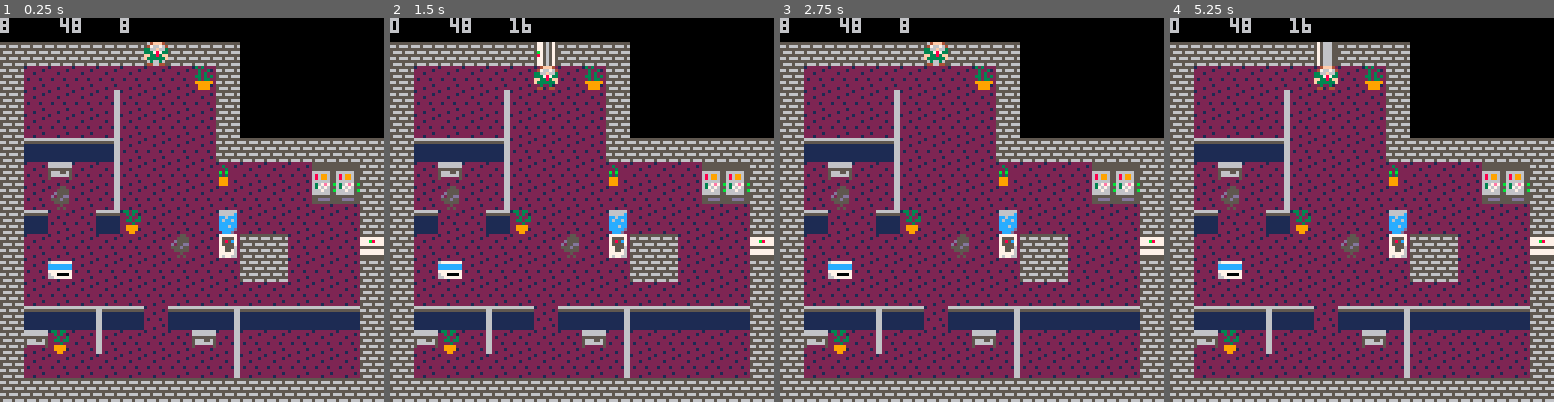
Above: before the commit, frames 1-4 (left to right).
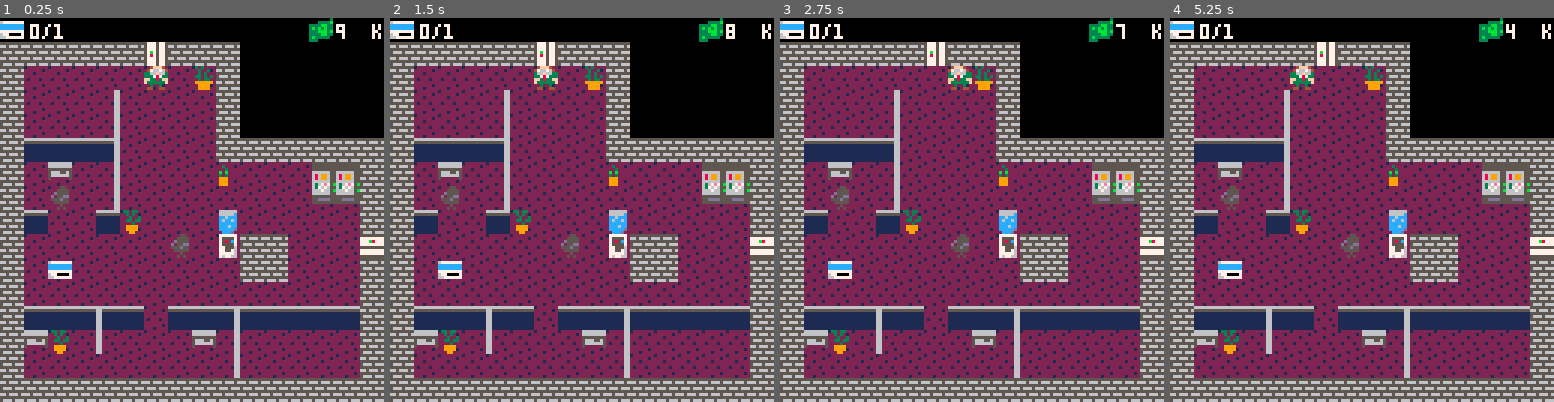
Above: after the commit, the same moments.

Repository: ojlyons/GameDesignProject
Game: PICO-8 cartridge art.p8
Same seed, same stepped clock (60 frames per second), same inputs: the game is played once before the commit and once after it.
Inputs:
- Up to frame 1 (0.25 s): no input
- Up to frame 2 (1.5 s): tap O (Z key) at 0.7 s
- Up to frame 3 (2.75 s): hold Right 1.6-2.1 s; tap O (Z key) at 1.7, 2.1, 2.5 s; hold Up 2.15-2.42 s; hold Right from 2.47 s (still down)
- Up to frame 4 (5.25 s): tap O (Z key) every 0.4 s from 2.9 to 4.9 s; release Right at 3.03 s; hold Left 3.08-3.58 s; hold Down 3.63-3.97 s; hold Right 4.02-4.68 s; hold Up 4.73-5.03 s; hold Left from 5.08 s (still down)

The runs differ from the first frame. In frame 1, 1.7% of the frame differs, in the area x 0-100%, y 0-19%; in frame 2, 1.4%; in frame 3, 1.7%; in frame 4, 1.9%.

Commit message:
added idle animation, money counter, card counter

Diff:
--- a/art.p8
+++ b/art.p8
@@ -4,9 +4,9 @@
 camera_x = 0
 camera_y = 0
 px = 48
-py = 8
+py = 16
 level = 1
-movetimer = 0
+movetime = 0
 timepermove = 10
 cards_total = 1 --total number of cards for a level
 enemies = {} --table to store enemies
@@ -14,17 +14,21 @@
 --sprite values
 chair = 37 --value of center chair, down is two less, left is one less, right is one more, up is two more
 card = 54
-closedvertelevator = 25
-closedsideelevator = 26
-closed_elevators = {25, 42}
-open_elevators = {29, 45}
+closedvertelevator = 22
+closedsideelevator = 24
+openelevators = {29, 45}
 enemy = 6
 background = 21
-levels = {{xs=48, ys=8, ed=2, crds=1}, {xs=248, ys=72, ed=-1, crds=1}, {xs=336, ys=120, ed=-2, crds=1}} --ed is the direction he has to go to leave the elevator, -2 is up, -1 is left, 1 is right, 2 is down
-level_status = 2 --meanings: 0 -> level is not over, 1 -> entering elevator, 2 -> load level, 3 -> leaving elevator
+level_end = false --when this is true, we are changing levels and have different functionality
 cards_found = 0
-e_loc = {48, 8} --location of elevator currently being entered or exited, or the location of the elevator the current level was entered through
-timer = 0
+st = 0 -- sprite timer. controls his bounce
+money = 10 --timer in seconds (in $1,000)
+
+levels = {{xs=48, ys=16, crds=1},
+          {xs=240, ys=72, crds=1},
+		  {xs=336, ys=112, crds=1},
+		  {xs=496,ys=16,crds=1}
+		  }
 
 function fillsprites()
  for x=0,127 do
@@ -45,66 +49,14 @@
  return false
 end
 
-function level_change()
- timer+=1
- if level_status == 1 then
-  enter_elevator()
- elseif level_status == 2 then
-  load_level()
- else
-  leave_elevator()
- end
-end
-
-function enter_elevator()
- if contains(open_elevators, sprites[e_loc[1]/8][e_loc[2]/8]) == false then
-  if timer % 8 == 0 then
-   sprites[e_loc[1]/8][e_loc[2]/8]+=1
-  end
- else
-  if timer % 8 == 0 then
-   px = e_loc[1]
-   py = e_loc[2]
-   timer = 0
-   level_status = 2
-  end
- end
-end
-
-function load_level()
+function load_level(n)
  cards_found = 0
- camera_x = ((level-1)*128) - (flr((level-1)/8)*2048)
- camera_y = flr((level-1)/8) * 128
- px = levels[level]['xs']
- py = levels[level]['ys']
- e_loc = {px, py}
- level_status = 3
- if contains(closed_elevators, sprites[e_loc[1]/8][e_loc[2]/8]) then
-  sprites[e_loc[1]/8][e_loc[2]/8] += 4
- end
-end
-
-
-function leave_elevator()
- if timer < 25 then
-  if timer == 24 then
-   if levels[level]['ed'] % 2 == 0 then
-    py += levels[level]['ed']*4
-   else
-    px += levels[level]['ed']*8
-   end
-  end
-  return
- else
-  if contains(closed_elevators, sprites[e_loc[1]/8][e_loc[2]/8]) == false then
-   if timer % 8 == 0 then
-    sprites[e_loc[1]/8][e_loc[2]/8]-=1
-   end
-   return
-  end
- end
- timer = 0
- level_status = 0
+ cards_total = levels[n]['crds']
+ camera_x = ((n-1)*128) - (flr((n-1)/8)*2048)
+ camera_y = flr((n-1)/8) * 128
+ px = levels[n]['xs']
+ py = levels[n]['ys']
+ level_end = false
 end
 
 function move(dx,dy)
@@ -112,79 +64,100 @@
  local ty = py
  if fget(sprites[(tx+dx)/8][(ty+dy)/8]) == 1 then --obstacle
   return 0
-
  elseif 34 < sprites[(tx+dx)/8][(ty+dy)/8] and sprites[(tx+dx)/8][(ty+dy)/8] < 40 then --chair
   tx+=dx
   ty+=dy
   if fget(sprites[(tx+dx)/8][(ty+dy)/8]) == 0 then
    sprites[tx/8][ty/8]=background
    sprites[(tx+dx)/8][(ty+dy)/8]=chair+(dx/8)+(dy/8)*2
-   return dx+dy
+   return 8
   else
    return 0
   end
-
  elseif sprites[(tx+dx)/8][(ty+dy)/8] == card then --keycard
   cards_found += 1
   sprites[(tx+dx)/8][(ty+dy)/8]=background
-  return dx+dy
-
+  return 8
  elseif sprites[(tx+dx)/8][(ty+dy)/8] == enemy then --enemy
-  --walked into enemy, need to die
-
- elseif e_loc[1] == tx+dx and e_loc[2] == ty+dy then
+   die()
+   --walked into enemy, need to die
+ --all of these elevator methods will be replaced by playing animations eventually
+ elseif sprites[(tx+dx)/8][(ty+dy)/8] == closedvertelevator then --closed vertical elevator
+  --if have all keycards then
+  if cards_found == 1 then
+   sprites[(tx+dx)/8][(ty+dy)/8] = 45
+  end
   return 0
-
- elseif fget(sprites[(tx+dx)/8][(ty+dy)/8]) == 8 then
-  if cards_found == levels[level]['crds']  then
-   level += 1
-   level_status = 1
-   e_loc={tx+dx, ty+dy}
-  end
+ elseif sprites[(tx+dx)/8][(ty+dy)/8] == closedsideelevator then --closed horizontal elevator
+  --if have all keycards then
+  if cards_found == 1 then
+   sprites[(tx+dx)/8][(ty+dy)/8] = 29
+  end
+  return 0
+ elseif fget(sprites[(tx+dx)/8][(ty+dy)/8]) == 8 and cards_found == levels[level]['crds'] then
+  level += 1
+  level_end = true
   return 0
  end
- return dx+dy
+ sfx(0)
+ return 8
 end
 
 function resetlevel()
- fillsprites()
- load_level()
+	fillsprites()
+	load_level(level)
+end
+
+--needs refining
+function die()
+  resetlevel()
 end
 
 function _update()
 
- if movetimer > 0 then
-  movetimer -= 1
- end
-
- if level_status > 0 then
-  level_change()
-  return
- end
-
- if btn(0) and movetimer == 0 then
-  px += move(-8, 0)
-  movetimer = timepermove
- end
-
- if btn(1) and movetimer == 0 then
-  px += move(8, 0)
-  movetimer = timepermove
- end
-
- if btn(2) and movetimer == 0 then
-  py += move(0, -8)
-  movetimer = timepermove
- end
-
- if btn(3) and movetimer == 0 then
-  py += move(0, 8)
-  movetimer = timepermove
- end
-
- if btn(4) then
-  resetlevel()
- end
+    st += 1
+	money = money - 1/30
+
+	if st >= 30 then
+	  st = 0
+	end
+
+	if money <=0 then
+	  die()
+	  money=999
+	end
+
+	if level_end then
+		load_level(level)
+		return
+	end
+ 	if movetime > 0 then
+  	 movetime -= 1
+ 	end
+
+ 	if btn(0) and movetime == 0 then
+  	 px -= move(-8, 0)
+  	 movetime = timepermove
+ 	end
+
+ 	if btn(1) and movetime == 0 then
+  	 px += move(8, 0)
+  	 movetime = timepermove
+ 	end
+
+ 	if btn(2) and movetime == 0 then
+  	 py -= move(0, -8)
+  	 movetime = timepermove
+ 	end
+
+ 	if btn(3) and movetime == 0 then
+  	 py += move(0, 8)
+  	 movetime = timepermove
+ 	end
+
+ 	if btn(4) then
+ 	 resetlevel()
+	end
 end
 
 function _init()
@@ -199,25 +172,33 @@
   end
  end
  --map(0,0,0,0,128,128)--map
- spr(52,px,py)--player
+ spr(52 + flr(st/16),px,py)--player
  --[[if tempx != px then
  tempx = px
  end
   if tempy != py then
  tempy = py
  end]]
-
+  spr(20,45,34)
  camera(camera_x,camera_y)
  --print(levels[level]['xs'], camera_x, 0)
  --print(levels[level]['ys'], camera_x , 10)
  trash = camera_x
  --print(px, camera_x, 0)
  --print(py, camera_x+50,0)
- print(fget(mget(flr(px/8),flr(py/8))), camera_x, 0)
- print(px, camera_x + 20, 0)
- print(py, camera_x + 40, 0)
-
- --spr(4,50,48)
+ --print(fget(mget(flr(px/8),flr(py/8))), camera_x, 0)
+
+ --info bar stuff:
+
+ spr(10,camera_x,camera_y) --keycard icon
+ print(cards_found,camera_x + 10, camera_y+2,7)
+ print('/',camera_x + 14, camera_y+2,7)
+ print(cards_total,camera_x + 18, camera_y+2,7)
+
+ spr(11, camera_x+103, camera_y)
+ print(flr(money), camera_x+112, camera_y+2,7)
+ print("k",camera_x+124,camera_y+2,7)
+
 end
 
 
@@ -350,25 +331,25 @@
 
 
 __gff__
-0000010101010404000000010000010000010101000000000008080808080100010101040404040401010808080808000100010000000401010100040404040000000000000000000000000000000000000000000000000000000000000000000000000000000000000000000000000000000000000000000000000000000000
+0000000101010404000000010100000000000001000008000801010801080800010101040404040401010101080808000100010000000401010101040404040000000000000000000000000000000000000000000000000000000000000000000000000000000000000000000000000000000000000000000000000000000000
 0000000000000000000000000000000000000000000000000000000000000000000000000000000000000000000000000000000000000000000000000000000000000000000000000000000000000000000000000000000000000000000000000000000000000000000000000000000000000000000000000000000000000000
 __map__
-0101010101010101010101010101010101010101010101010101010101010101010101010101010101010101010101010101010101010101000000000000000000000000000000000000000000000000000000000000000000000000000000000000000000000000000000000000000000000000000000000000000000000000
-1111111111112e11111101010101010101010101010111111111111111111111111111110101010101010101111116110101010101010101000000000000000000000000000000000000000000000000000000000000000000000000000000000000000000000000000000000000000000000000000000000000000000000000
-1115151515151515381101010101010101010101010111152829151515151511111536110101010101010101110e15110101010101010101000000000000000000000000000000000000000000000000000000000000000000000000000000000000000000000000000000000000000000000000000000000000000000000000
-1115151532151515151101010101010101010101010111151515151515361511112515110101010101010101111e15110101010101010101000000000000000000000000000000000000000000000000000000000000000000000000000000000000000000000000000000000000000000000000000000000000000000000000
-1115151532151515151101010101010101010101010111151532151515151511111525110101010101010101111515110101010101010101000000000000000000000000000000000000000000000000000000000000000000000000000000000000000000000000000000000000000000000000000000000000000000000000
-1121212122151515151111111111111111111111111111212121152121212111111515111111111111111111111515110101010101010101000000000000000000000000000000000000000000000000000000000000000000000000000000000000000000000000000000000000000000000000000000000000000000000000
-111505153215151515391515150e0e1111251515151515151515251515151511111515153005153932151515251515110101010101010101000000000000000000000000000000000000000000000000000000000000000000000000000000000000000000000000000000000000000000000000000000000000000000000000
-111525153215151515151515151e1e1111152022152022151515151515152511111515153015151532151525151515110101010101010101000000000000000000000000000000000000000000000000000000000000000000000000000000000000000000000000000000000000000000000000000000000000000000000000
-1121151521371515150215151515151111152121152121151515151515390411111515152121212121151511111111110101010101010101000000000000000000000000000000000000000000000000000000000000000000000000000000000000000000000000000000000000000000000000000000000000000000000000
-111515151515152515121111151515191115151515151515151515151515151d111515151515151515151511010101010101010101010101000000000000000000000000000000000000000000000000000000000000000000000000000000000000000000000000000000000000000000000000000000000000000000000000
-1115361515151515151511111515151111152022152022381515151515151511111515152021221515151511010101010101010101010101000000000000000000000000000000000000000000000000000000000000000000000000000000000000000000000000000000000000000000000000000000000000000000000000
-1115151515151515151515151515151111152121152121151515151515151511110215152105211515151511010101010101010101010101000000000000000000000000000000000000000000000000000000000000000000000000000000000000000000000000000000000000000000000000000000000000000000000000
-1121212120211521212221212121211111391515151515251515151520212111111215151525151515151511010101010101010101010101000000000000000000000000000000000000000000000000000000000000000000000000000000000000000000000000000000000000000000000000000000000000000000000000
-1105371530151515053215151515151111111111111111151515151530053711111515152015221515151511010101010101010101010101000000000000000000000000000000000000000000000000000000000000000000000000000000000000000000000000000000000000000000000000000000000000000000000000
-1115151515151515153215151515151111010101010111151515151515151511111515372121211515381511010101010101010101010101000000000000000000000000000000000000000000000000000000000000000000000000000000000000000000000000000000000000000000000000000000000000000000000000
-11111111111111111111111111111111110101010101111111112a1111111111111111111111111111112e11010101010101010101010101000000000000000000000000000000000000000000000000000000000000000000000000000000000000000000000000000000000000000000000000000000000000000000000000
+0101010101010101010101010101010101010101010101010101010101010101010101010101010101010101010101010101010101010101010101010101010101010101010101010101010101010101010101010101010101010101010101010101010101010101010101010101010101010101010101010101010101010101
+1919191919192b19191901010101010101010101010119191919191919191919191919190101010101010101191916190101010101191919191919191919161919191919010101010101010119191619191919190101010101010101191916191919191901010101010101011919161919191919010101010101010119191619
+1915151515151515381901010101010101010101010119152829151515151519191536190101010101010101190c151901010101011938151515151515151519191536190101010101010101190c1519191536190101010101010101190c1519191536190101010101010101190c1519191536190101010101010101190c1519
+1915151532151515151901010101010101010101010119151515151515361519192515190101010101010101191c151901010101011915151515151515151519192515190101010101010101191c1519192515190101010101010101191c1519192515190101010101010101191c1519192515190101010101010101191c1519
+1915151532151515151901010101010101010101010119151532151515151519191525190101010101010101191515190101010101191521212221212115151919152519010101010101010119151519191525190101010101010101191515191915251901010101010101011915151919152519010101010101010119151519
+1921212122151515151919191919191919191919191919212121152121212119191515191919191919191919191515190101010101191515053215053915151919151519191919191919191919151519191515191919191919191919191515191915151919191919191919191915151919151519191919191919191919151519
+191505153215151515391515150c0c1919251515151515151515251515151519191515153005153932151515251515191919191919191515153206090909091919151515300515393215151525151519191515153005153932151515251515191915151530051539321515152515151919151515300515393215151525151519
+191525153215151515151515151c1c19191520221520221515151515151525191915151530151515321515251515151919151515151515151532153b1525151919151515301515153215152515151519191515153015151532151525151515191915151530151515321515251515151919151515301515153215152515151519
+1921151521371515152a1515151515191915212115212115151515151539041919151515212121212115151919191919192a151515151521212121212115151919151515212121212115151919191919191515152121212121151519191919191915151521212121211515191919191919151515212121212115151919191919
+1915151515151525153a1919151515181915151515151515151515151515151a19151515151515151515151901010101193a151515151528291515151515151919151515151515151515151901010101191515151515151515151519010101011915151515151515151515190101010119151515151515151515151901010101
+1915361515151515151519191515151919152022152022381515151515151519191515152021221515151519010101011915152021221515151519191919191919151515202122151515151901010101191515152021221515151519010101011915151520212215151515190101010119151515202122151515151901010101
+1915151515151515151515151515151919152121152121151515151515151519192a151521052115151515190101010119151530053215151515190101010101192a1515210521151515151901010101192a1515210521151515151901010101192a1515210521151515151901010101192a1515210521151515151901010101
+1921212120211521212221212121211919391515151515251515151520212119193a151515251515151515190101010119152521152115151515190101010101193a1515152515151515151901010101193a1515152515151515151901010101193a1515152515151515151901010101193a1515152515151515151901010101
+1905371530151515053215151515151919191919191919151515151530053719191515152015221515151519010101011915151515151515150619010101010119151515201522151515151901010101191515152015221515151519010101011915151520152215151515190101010119151515201522151515151901010101
+1915151515151515153215151515151919010101010119151515151515151519191515372121211515381519010101011915151515151515153719010101010119151537212121151538151901010101191515372121211515381519010101011915153721212115153815190101010119151537212121151538151901010101
+1919191919191919191919191919191919010101010119191919161919191919191919191919191919192b190101010119161919191919191919190101010101191919191919191919192b1901010101191919191919191919192b1901010101191919191919191919192b1901010101191919191919191919192b1901010101
 0101010101010101010101010101010101010101010101010101010101010101010101010101010101010101010101010101010101010101000000000000000000000000000000000000000000000000000000000000000000000000000000000000000000000000000000000000000000000000000000000000000000000000
 0101010101010101010101010101010101010101010101010101010101010101010101010101010101010101010101010101010101010101000000000000000000000000000000000000000000000000000000000000000000000000000000000000000000000000000000000000000000000000000000000000000000000000
 0101010101010101010101010101010101010101010101010101010101010101010101010101010101010101010101010101010101010101000000000000000000000000000000000000000000000000000000000000000000000000000000000000000000000000000000000000000000000000000000000000000000000000
Not shown, changed: 32 lines of the sprite sheet (__gfx__) section of art.p8
Not shown, changed: the music (__music__) section of art.p8
Not shown, changed: the sound effects (__sfx__) section of art.p8
